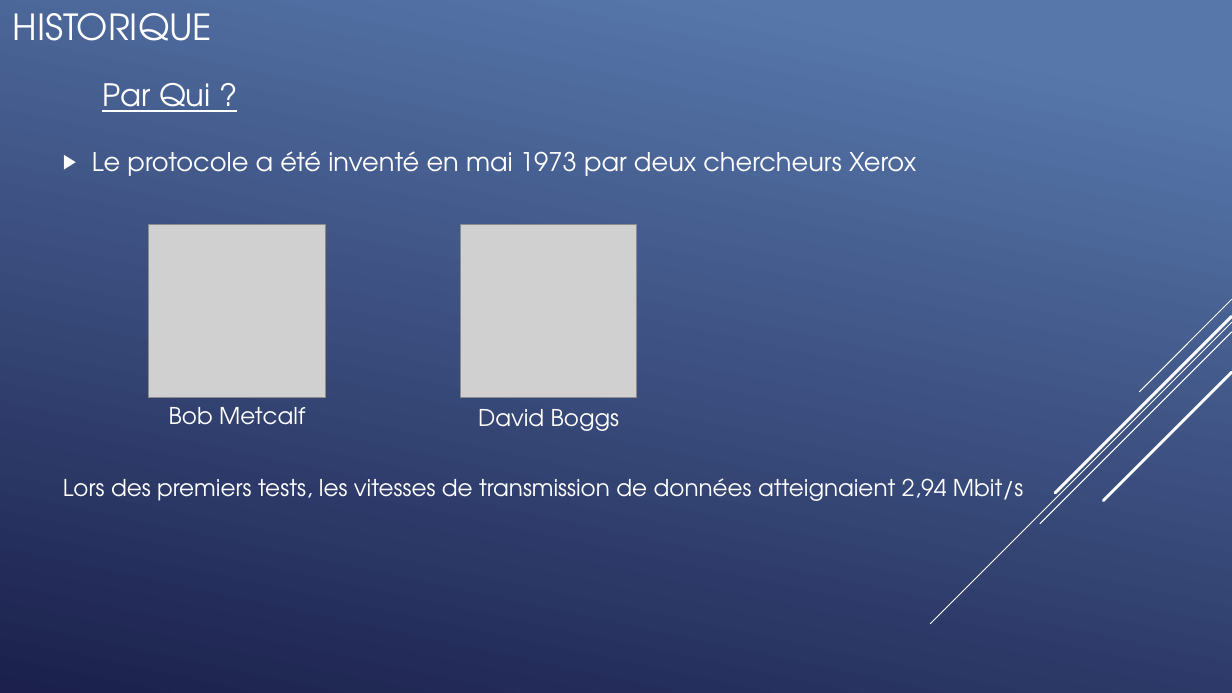
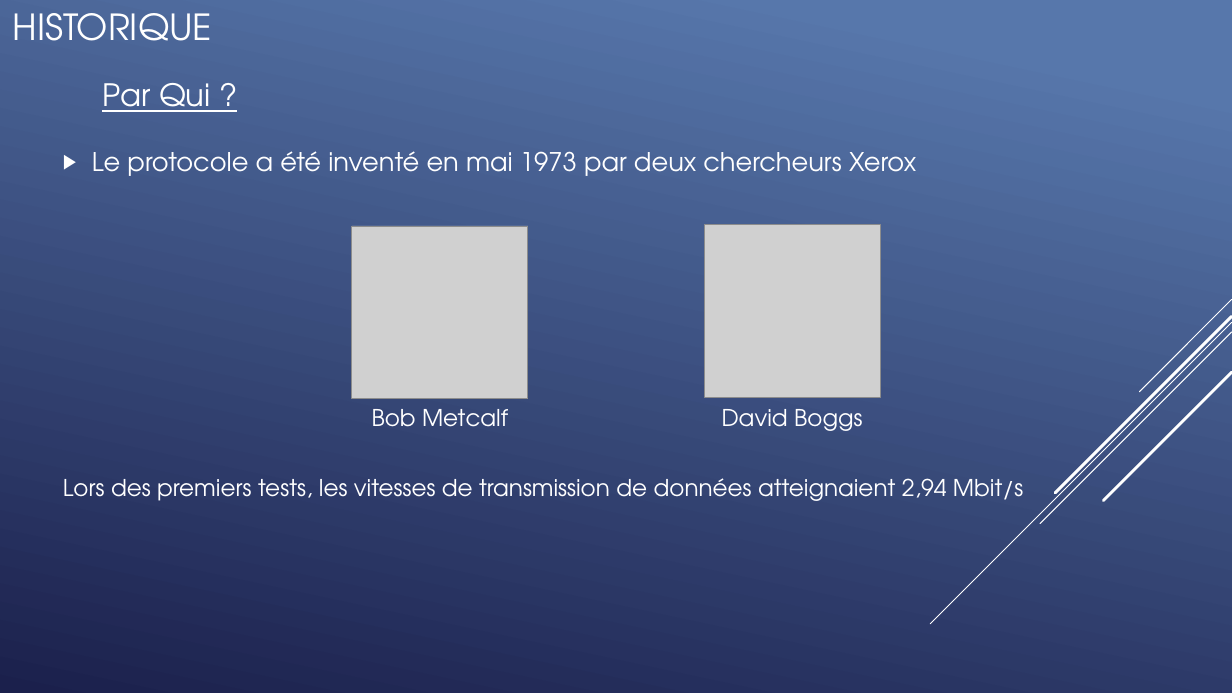
Before and after one commit to QuentinKrg/M214-Ethernet, a slide deck: slide 4 of Module 214 - Fabrication_Ethernet.pptx. Drawn at 1232x693 pixels with LibreOffice and Linux fonts; fonts in the diff are those of the drawing; grey boxes stand for pictures. Boxes give left, top, right and bottom in pixels: in the first picture for what was removed or moved away, otherwise in the second. Text is boxed around its words. In the diff, an @@ line names an element or a change of style, - is before the commit and + after.

```diff
--- a/Module 214 - Fabrication_Ethernet.pptx
+++ b/Module 214 - Fabrication_Ethernet.pptx
@@ picture: place and size @@
-picture at box(149, 225, 325, 397)
+picture at box(352, 226, 529, 399)
@@ picture: place and size @@
-picture at box(460, 225, 637, 397)
+picture at box(704, 225, 881, 397)
@@ text "Bob Metcalf": place and size @@
-text "Bob Metcalf" at box(169, 407, 305, 425)
+text "Bob Metcalf" at box(372, 409, 508, 427)
@@ text "David Boggs": place and size @@
-text "David Boggs" at box(478, 409, 619, 431)
+text "David Boggs" at box(722, 409, 862, 431)
```
Also in this commit, not shown: 2 other slides changed, 2 other files.
